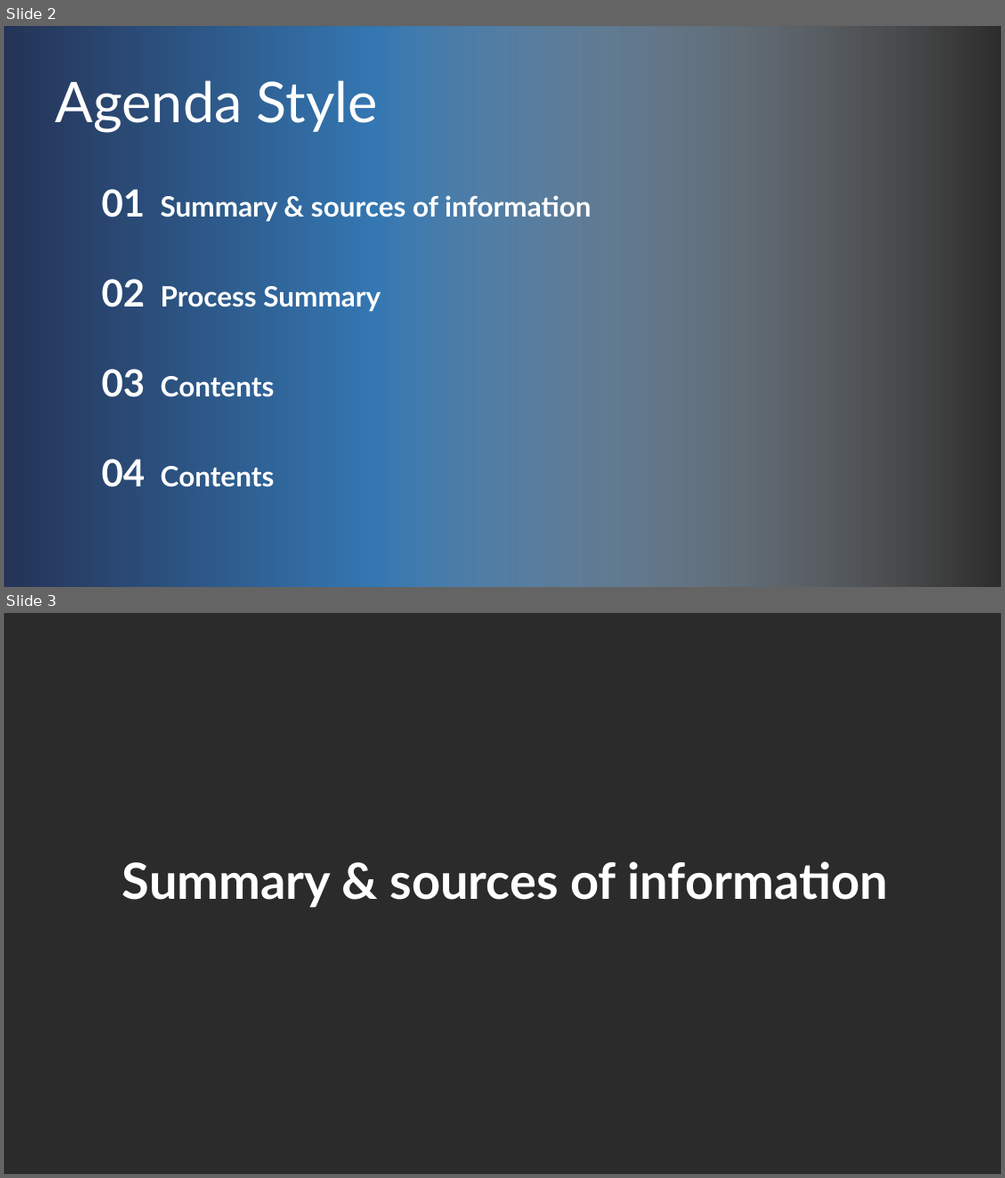
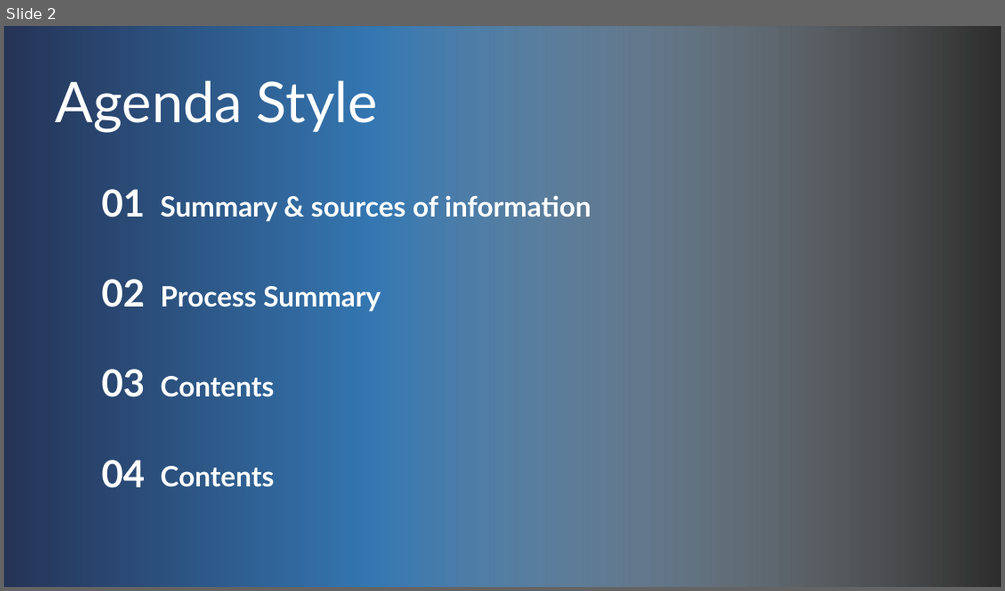
Before and after one commit to stephen823/New-York-Weather-Forcast-base-on-Machine-Learning, a slide deck: Final Project - Draft report.pptx. Shown one above the other, each under a label of ours: slides 2 and 3 before the commit, slide 2 after it. The pictures are 1005x1178 and 1005x591 pixels, drawn with LibreOffice and Linux fonts; fonts in the diff are those of the drawing; background and template pictures are left out; a plain dark background stands for a picture behind light text. Boxes give left, top, right and bottom in pixels: in the first picture for what was removed or moved away, otherwise in the second. Text is boxed around its words. In the diff, an @@ line names an element or a change of style, - is before the commit and + after.

```diff
--- a/Final Project - Draft report.pptx
+++ b/Final Project - Draft report.pptx
@@ slide 3 removed at bbox=[4, 613, 1001, 1174], background picture (left out) @@
@@ text removed at bbox=[122, 861, 888, 908] @@
-Summary & sources of information
```
Also in this commit, not shown: 5 slides changed, 7 slides added, 1 other slide removed, 1 other file.
